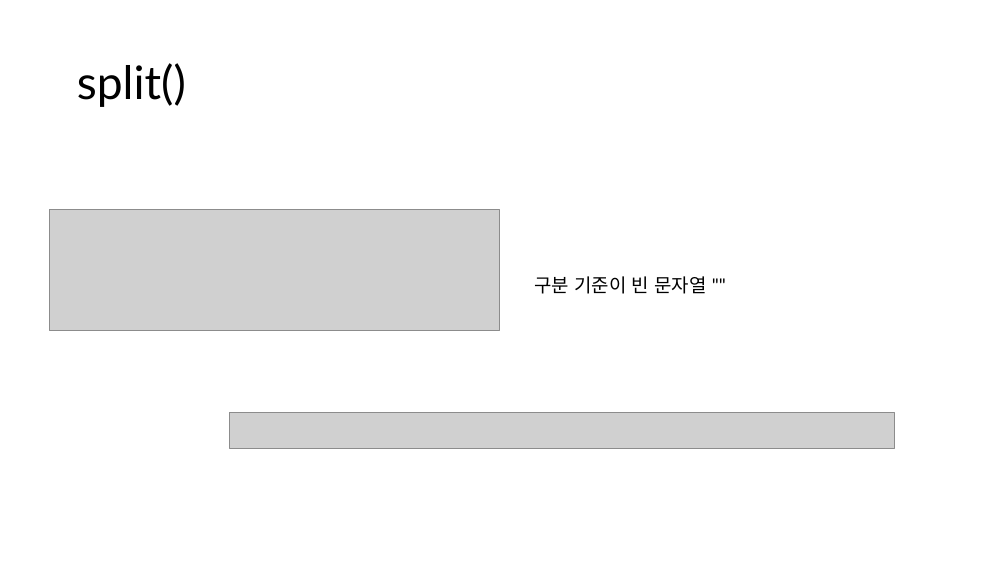
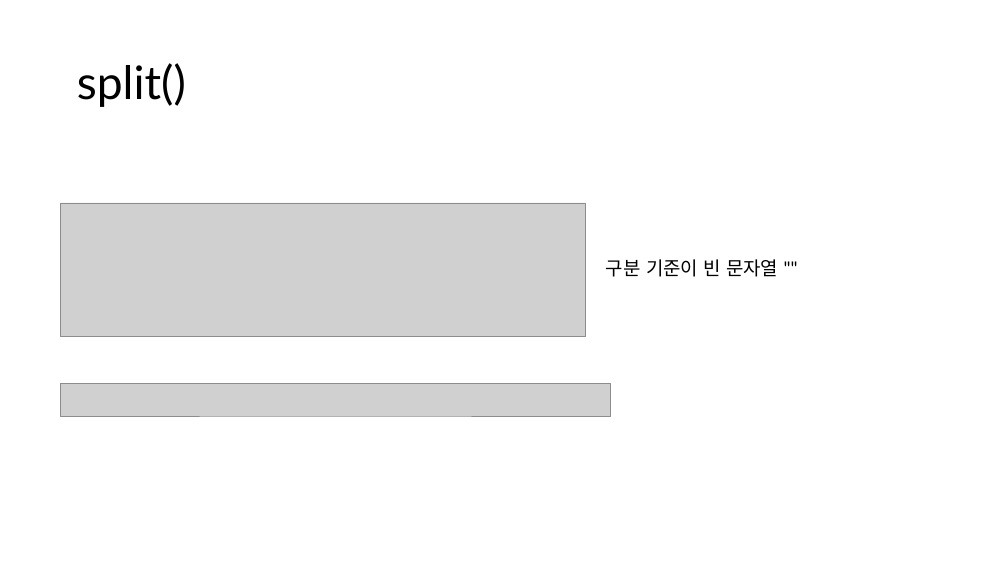
Before and after one commit to assistant-redcap/js-course-for-developer, a slide deck: slide 54 of 코딩 해본 사람이 빠르게 보는 기초 js.pptx. Drawn at 1008x567 pixels with LibreOffice and Linux fonts; fonts in the diff are those of the drawing; grey boxes stand for pictures. Boxes give left, top, right and bottom in pixels: in the first picture for what was removed or moved away, otherwise in the second. Text is boxed around its words. In the diff, an @@ line names an element or a change of style, - is before the commit and + after.

```diff
--- a/코딩 해본 사람이 빠르게 보는 기초 js.pptx
+++ b/코딩 해본 사람이 빠르게 보는 기초 js.pptx
@@ picture: place and size @@
-picture at box(49, 209, 500, 330)
+picture at box(60, 203, 586, 337)
@@ text "구분 기준이 빈 문자열 """: place and size @@
-text "구분 기준이 빈 문자열 """ at box(534, 276, 707, 294)
+text "구분 기준이 빈 문자열 """ at box(606, 259, 778, 277)
@@ picture added at box(60, 384, 611, 417) @@
@@ picture removed at box(229, 413, 895, 448) @@
```
Also in this commit, not shown: 13 other slides changed, 1 other file.
